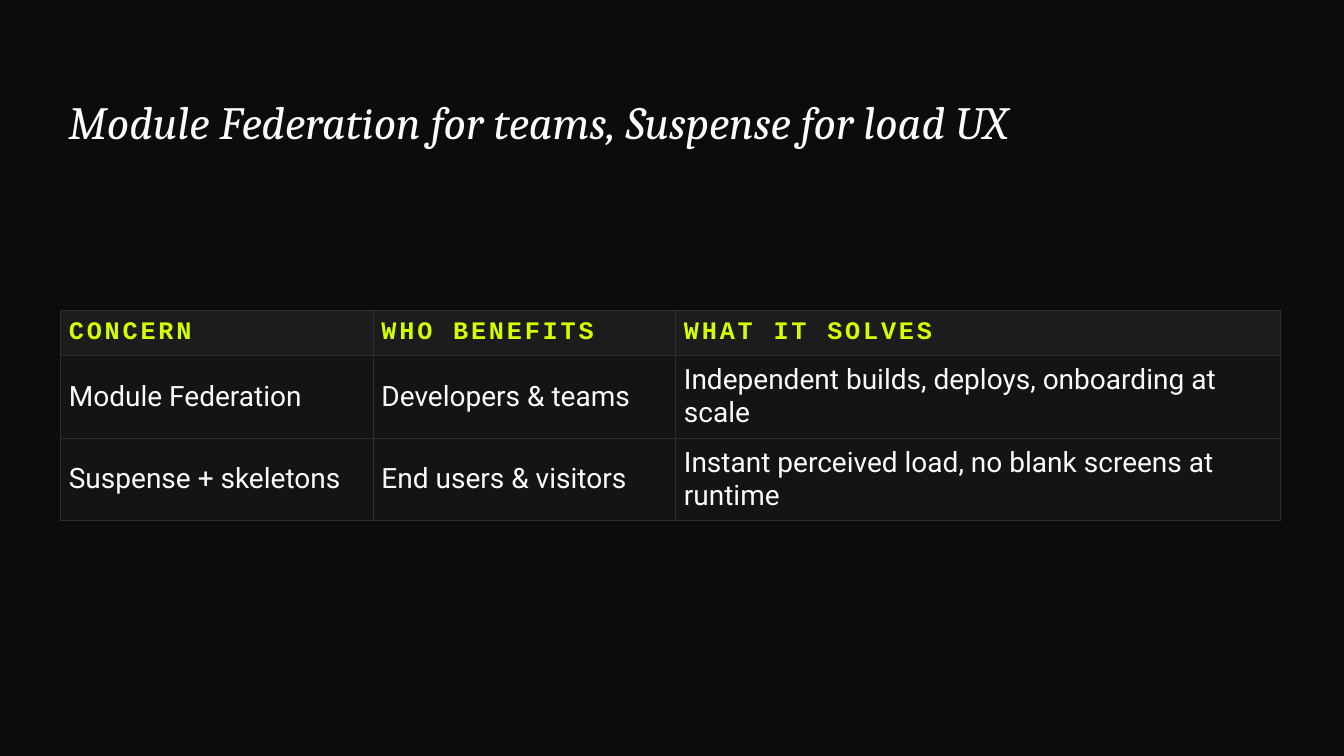
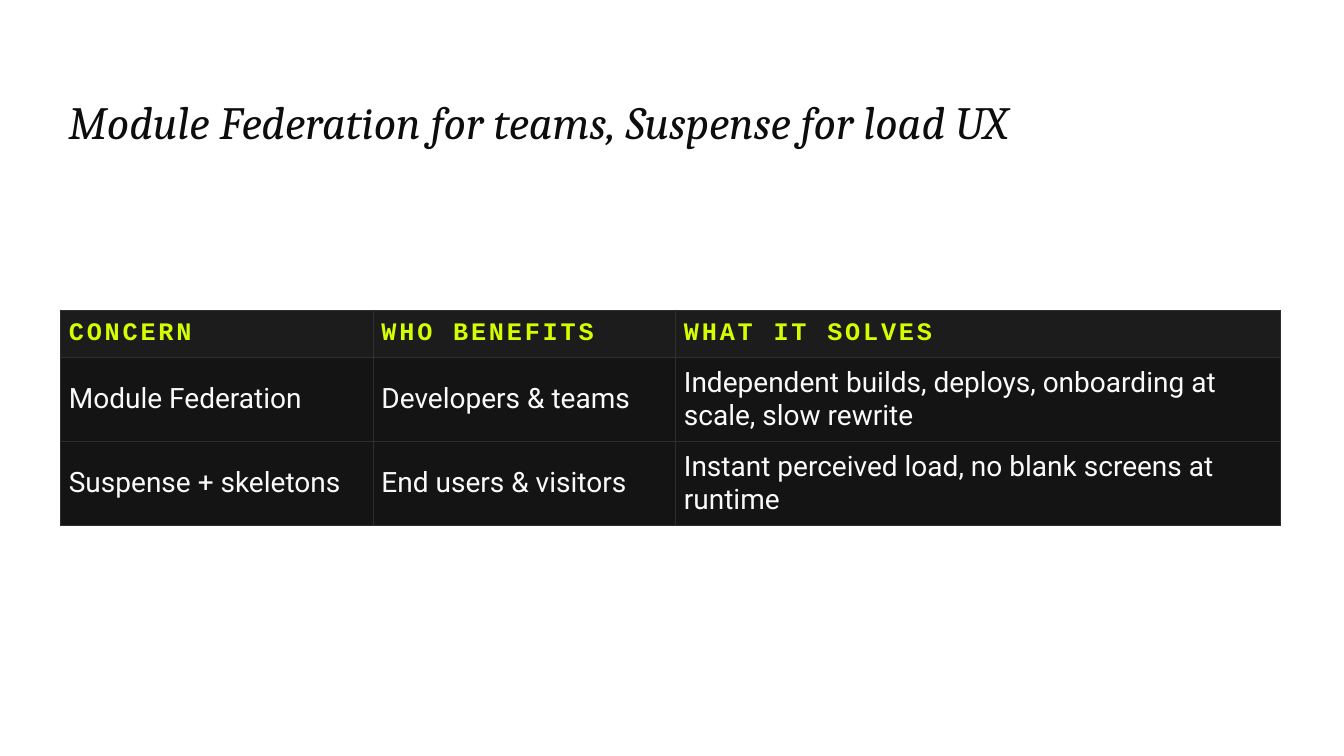
Before and after one commit to devlinduldulao/module-federation-demo, a slide deck: slide 14 of presentation/module-federation.pptx (slide 5 before the commit). Drawn at 1344x756 pixels with LibreOffice and Linux fonts; fonts in the diff are those of the drawing. Boxes give left, top, right and bottom in pixels: in the first picture for what was removed or moved away, otherwise in the second. Text is boxed around its words. In the diff, an @@ line names an element or a change of style, - is before the commit and + after.

```diff
--- a/presentation/module-federation.pptx
+++ b/presentation/module-federation.pptx
@@ background #0C0C0C to #FFFFFF @@
@@ text "Module Federation for teams, Suspense ..." at box(68, 106, 1008, 149): text colour #FAFAF9 to #0D0D0D @@
@@ table at box(60, 311, 1280, 525) @@
-row 2, column 3: Independent builds, deploys, onboarding at scale
+row 2, column 3: Independent builds, deploys, onboarding at scale, slow rewrite
```
Also in this commit, not shown: 2 other slides changed, 13 slides added, 2 slides removed, 21 other files.
